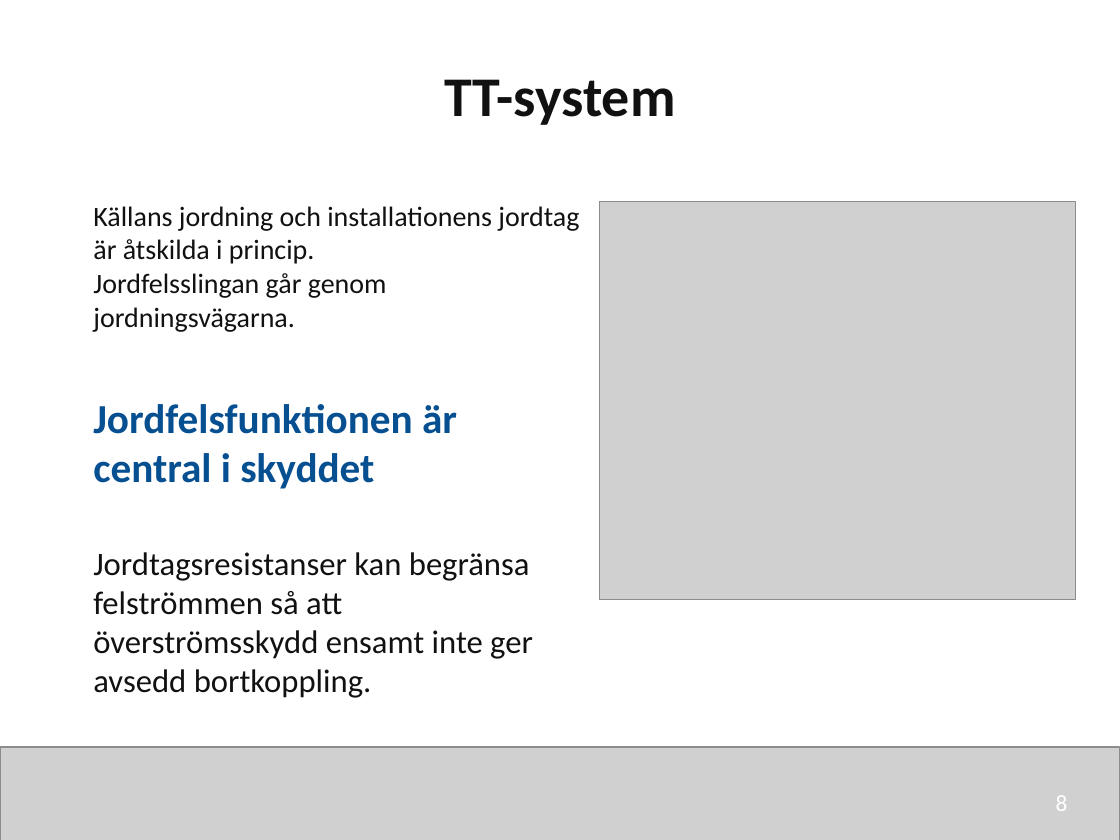
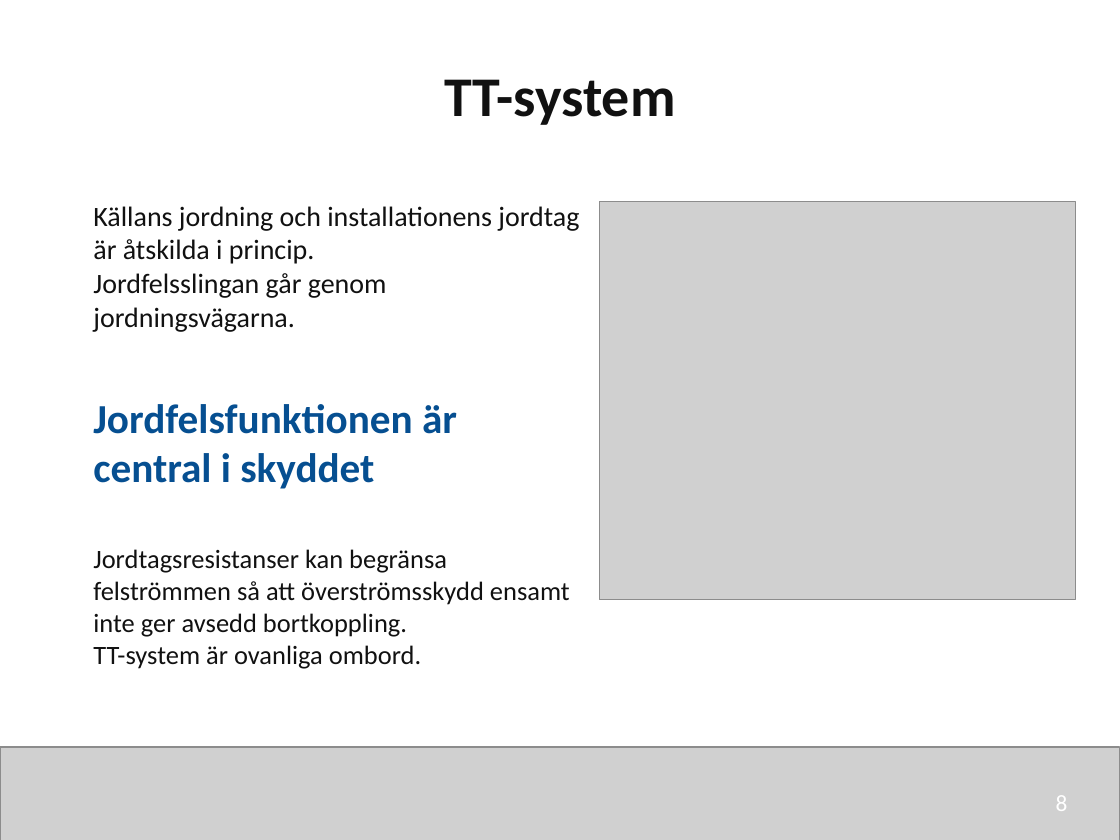
Before and after one commit to nj22az/nj22az.github.io, a slide deck: slide 8 of sjoskolan/vecka-44/aktuell/v44_01_Lagspanningssystem_elev.pptx. Drawn at 1120x840 pixels with LibreOffice and Linux fonts; fonts in the diff are those of the drawing; grey boxes stand for pictures. Boxes give left, top, right and bottom in pixels: in the first picture for what was removed or moved away, otherwise in the second. Text is boxed around its words. In the diff, an @@ line names an element or a change of style, - is before the commit and + after.

```diff
--- a/sjoskolan/vecka-44/aktuell/v44_01_Lagspanningssystem_elev.pptx
+++ b/sjoskolan/vecka-44/aktuell/v44_01_Lagspanningssystem_elev.pptx
@@ text at bbox=[93, 549, 570, 669]: text changed; size 21 to 17 pt @@
-Jordtagsresistanser kan begränsa felströmmen så att
-överströmsskydd ensamt inte ger avsedd bortkoppling.
+Jordtagsresistanser kan begränsa felströmmen så att överströmsskydd ensamt inte ger avsedd bortkoppling.
+TT-system är ovanliga ombord.
```
Also in this commit, not shown: 2 other slides changed, 12 other files.
